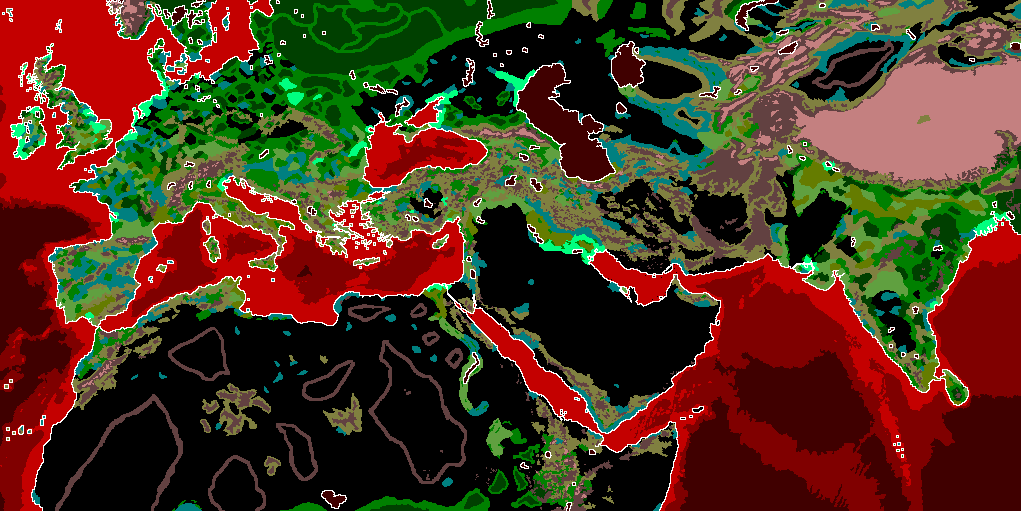
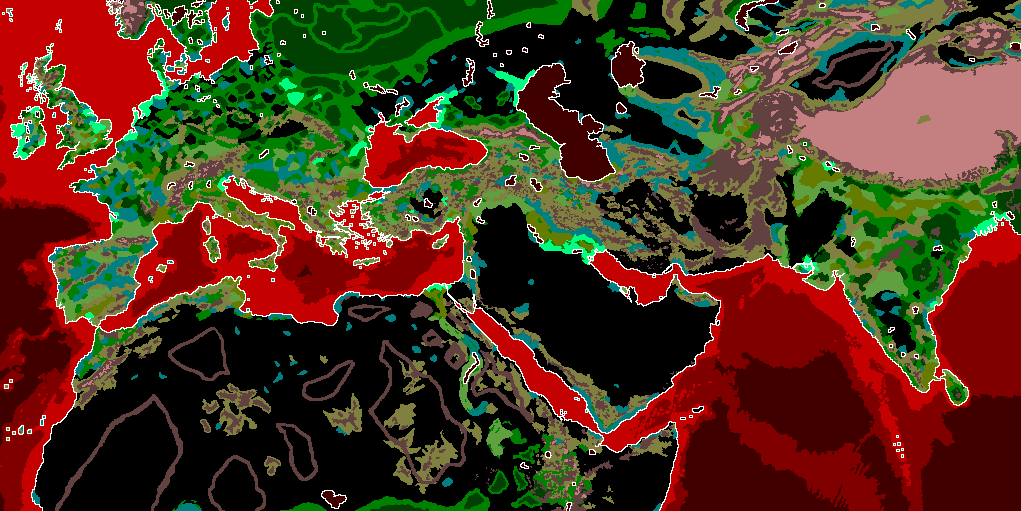
The second 1021×511 image is a revision of the first. Changes to its layers:
added layer "map_ground_types_blocked_access" above "map_ground_types" over left=383, top=301, right=570, bottom=494
painted on "map_ground_types" over left=383, top=301, right=570, bottom=494
